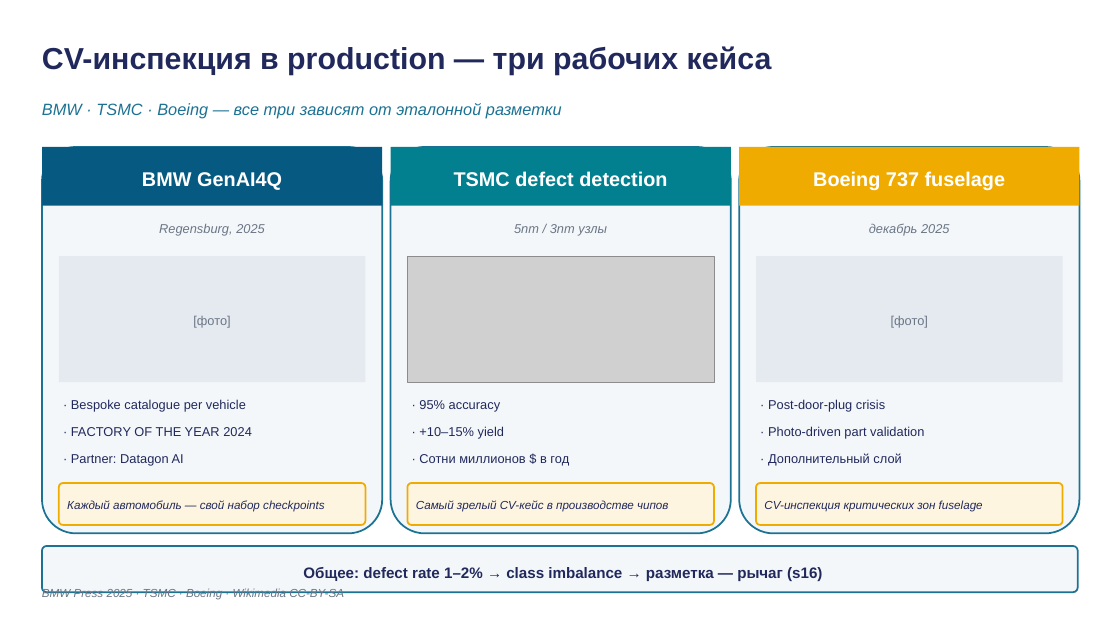
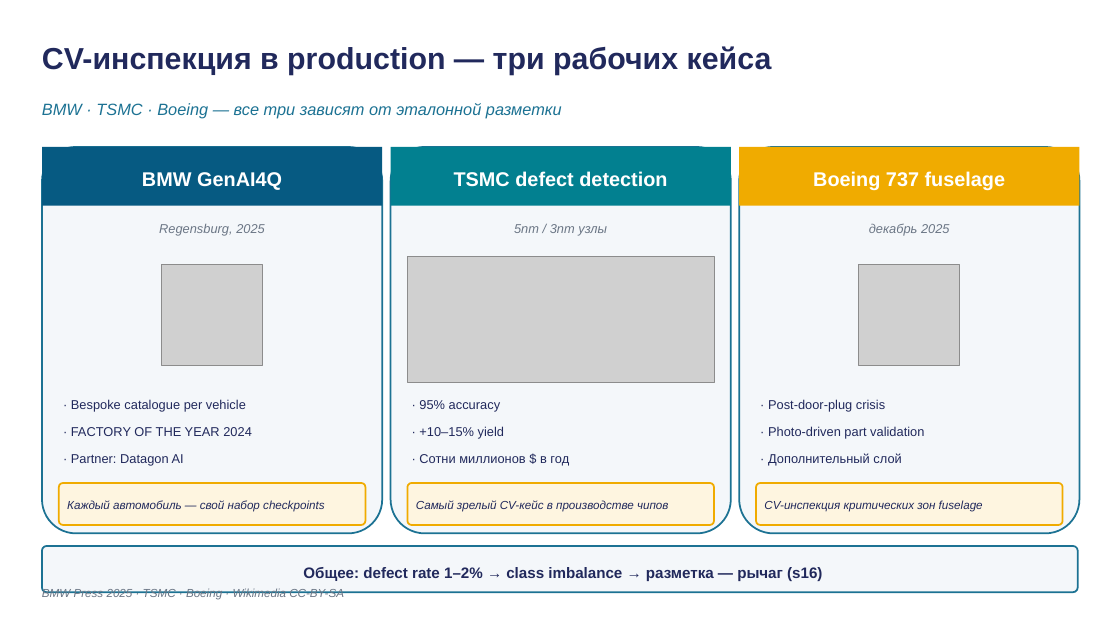
Before and after one commit to tellina-study/AI-usage-lessons, a slide deck: slide 14 of library/lectures/lec-11/rendered/lec-11.pptx. Drawn at 1120x630 pixels with LibreOffice and Linux fonts; fonts in the diff are those of the drawing; grey boxes stand for pictures. Boxes give left, top, right and bottom in pixels: in the first picture for what was removed or moved away, otherwise in the second. Text is boxed around its words. In the diff, an @@ line names an element or a change of style, - is before the commit and + after.

```diff
--- a/library/lectures/lec-11/rendered/lec-11.pptx
+++ b/library/lectures/lec-11/rendered/lec-11.pptx
@@ rectangle removed at (x1=59, y1=256, x2=365, y2=382) @@
@@ picture added at (x1=161, y1=265, x2=262, y2=365) @@
@@ rectangle removed at (x1=756, y1=256, x2=1063, y2=382) @@
@@ picture added at (x1=859, y1=265, x2=960, y2=365) @@
@@ text removed at (x1=193, y1=316, x2=230, y2=328) @@
-[фото]
@@ text removed at (x1=891, y1=316, x2=928, y2=328) @@
-[фото]
```
Also in this commit, not shown: 2 other slides changed, 25 other files.
